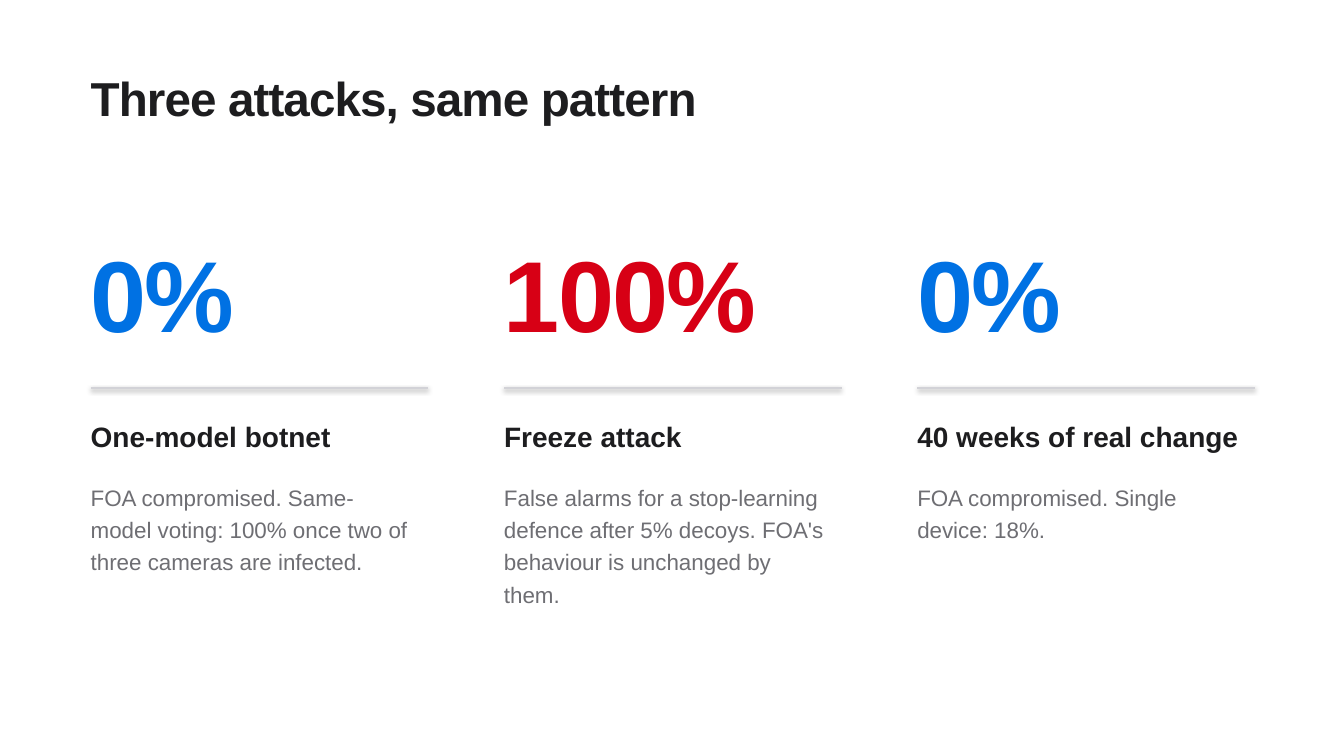
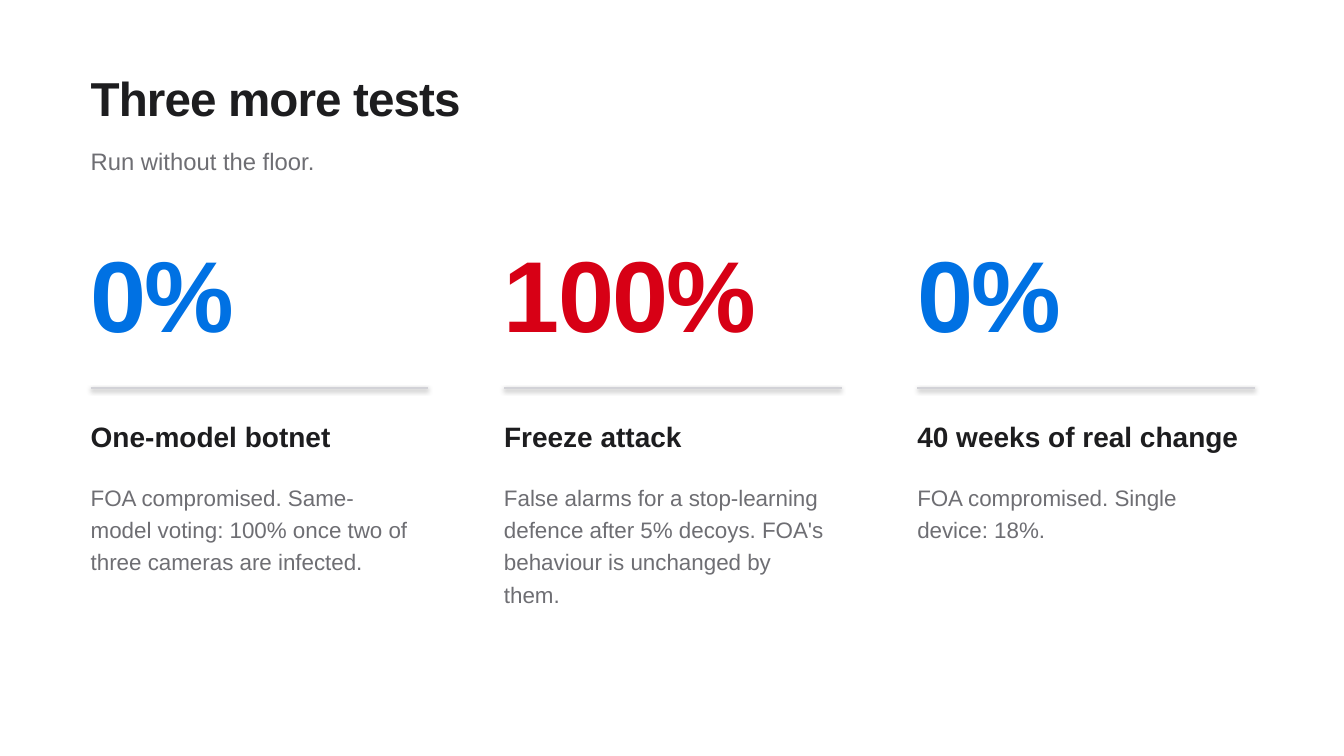
Before and after one commit to IOT-snu/brainstorming, a slide deck: slide 10 of G04_FOA_Final.pptx (slide 7 before the commit). Drawn at 1344x756 pixels with LibreOffice and Linux fonts; fonts in the diff are those of the drawing. Boxes give left, top, right and bottom in pixels: in the first picture for what was removed or moved away, otherwise in the second. Text is boxed around its words. In the diff, an @@ line names an element or a change of style, - is before the commit and + after.

```diff
--- a/G04_FOA_Final.pptx
+++ b/G04_FOA_Final.pptx
@@ text at box(91, 81, 460, 117): text changed @@
-Three attacks, same pattern
+Three more tests
@@ text added at box(91, 153, 315, 170), 17 pt, text #6E6E73 @@
+Run without the floor.
```
Also in this commit, not shown: 1 other slide changed, 3 slides added, 3 other files.
